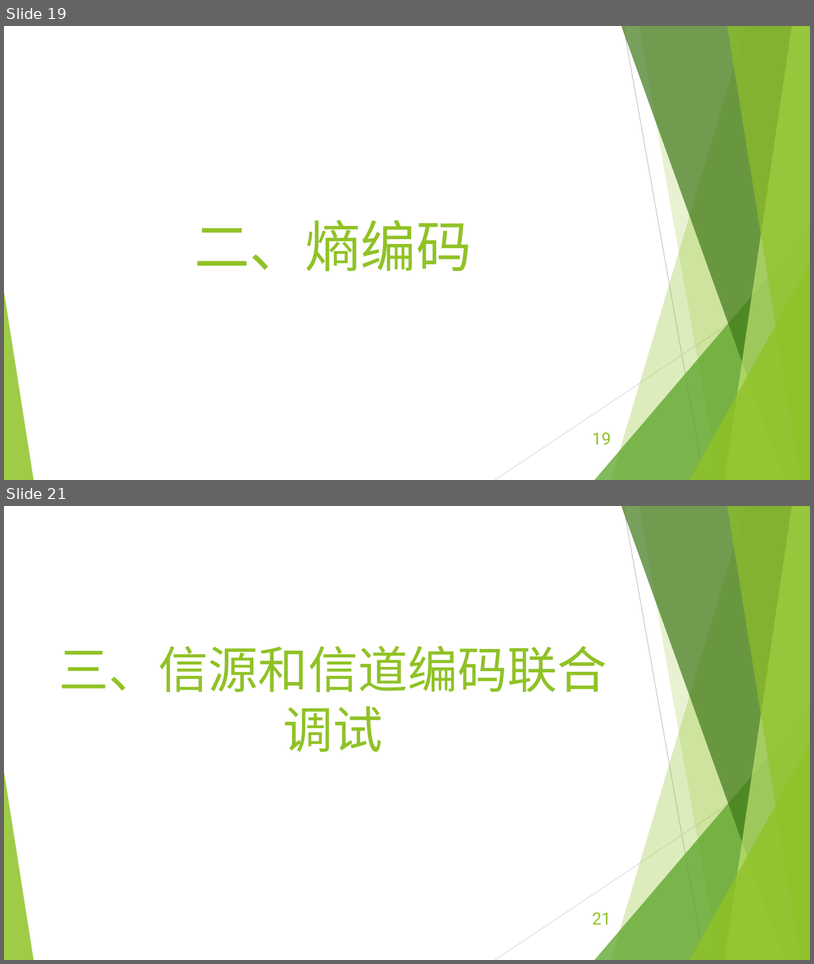
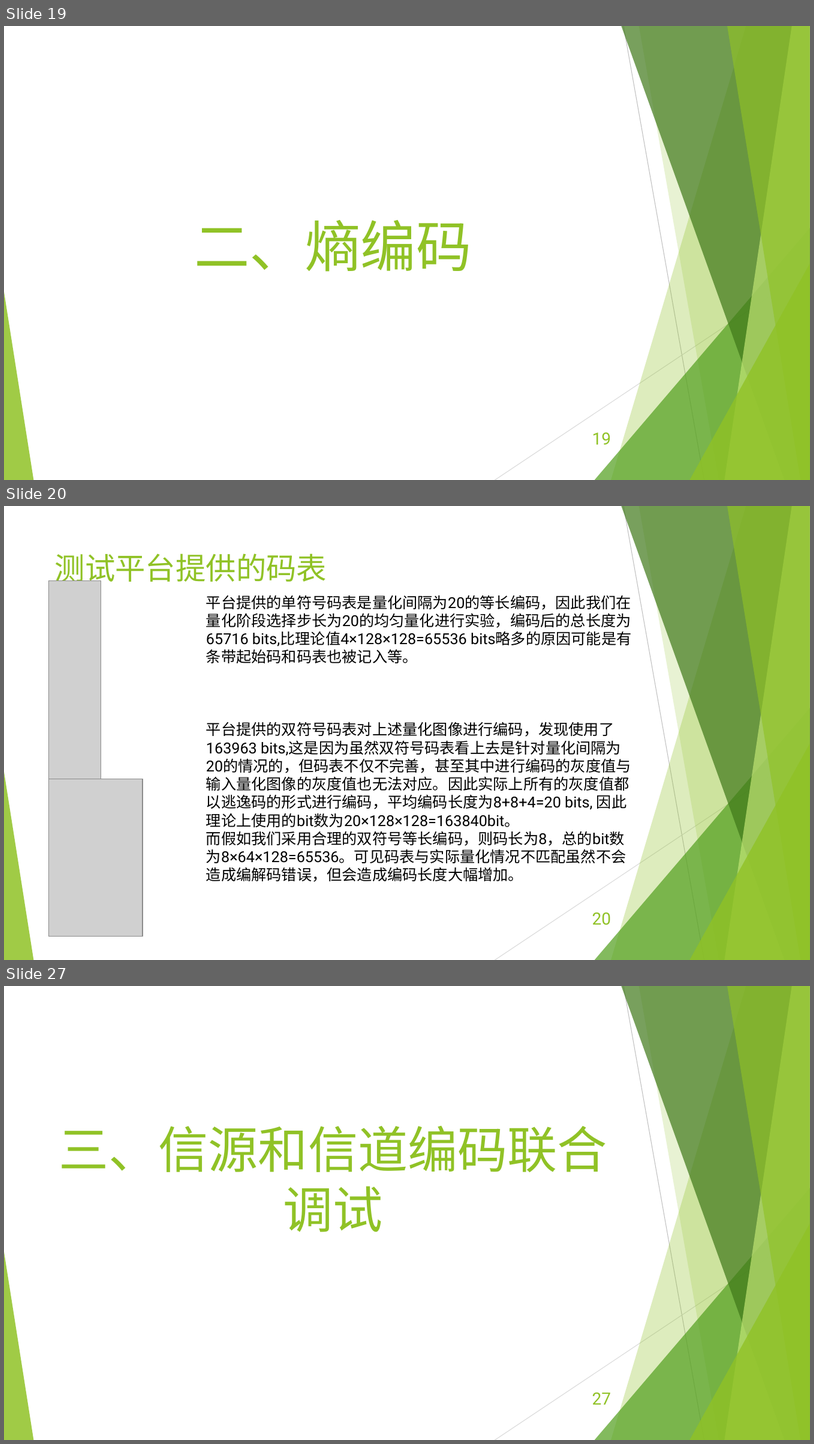
Before and after one commit to EECodingPresentation/project3, a slide deck: 展示报告.pptx. Shown one above the other, each under a label of ours: slides 19 and 21 before the commit, slides 19, 20 and 27 after it; the slides between them are not shown. The pictures are 814x964 and 814x1444 pixels, drawn with LibreOffice and Linux fonts; fonts in the diff are those of the drawing; grey boxes stand for pictures. Boxes give left, top, right and bottom in pixels: in the first picture for what was removed or moved away, otherwise in the second. Text is boxed around its words. In the diff, an @@ line names an element or a change of style, - is before the commit and + after.

Commit message:
修正双符号一个错误，增加计算信息熵

```diff
--- a/展示报告.pptx
+++ b/展示报告.pptx
@@ slide 20 added at bbox=[4, 506, 810, 960], background #FFFFFF; not listed: 10 template elements that a slide beside it also shows @@
@@ title added at bbox=[55, 553, 327, 587], 36 pt, text #90C226 @@
+测试平台提供的码表
@@ picture added at bbox=[49, 581, 101, 779] @@
@@ text added at bbox=[206, 595, 632, 882], 18 pt, text #000000 @@
+平台提供的单符号码表是量化间隔为20的等长编码，因此我们在量化阶段选择步长为20的均匀量化进行实验，编码后的总长度为65716 bits,比理论值4×128×128=65536 bits略多的原因可能是有条带起始码和码表也被记入等。
+平台提供的双符号码表对上述量化图像进行编码，发现使用了163963 bits,这是因为虽然双符号码表看上去是针对量化间隔为20的情况的，但码表不仅不完善，甚至其中进行编码的灰度值与输入量化图像的灰度值也无法对应。因此实际上所有的灰度值都以逃逸码的形式进行编码，平均编码长度为8+8+4=20 bits, 因此理论上使用的bit数为20×128×128=163840bit。
+而假如我们采用合理的双符号等长编码，则码长为8，总的bit数为8×64×128=65536。可见码表与实际量化情况不匹配虽然不会造成编解码错误，但会造成编码长度大幅增加。
@@ picture added at bbox=[49, 779, 143, 937] @@
@@ page number added at bbox=[593, 912, 611, 925], 20 pt, text #90C226 @@
+20
@@ what was slide 21 is now slide 27 @@
@@ page number at bbox=[593, 1392, 611, 1404]: text changed @@
-21
+27
```
Also in this commit, not shown: 6 other slides added, 1 slide removed, 8 other files.
